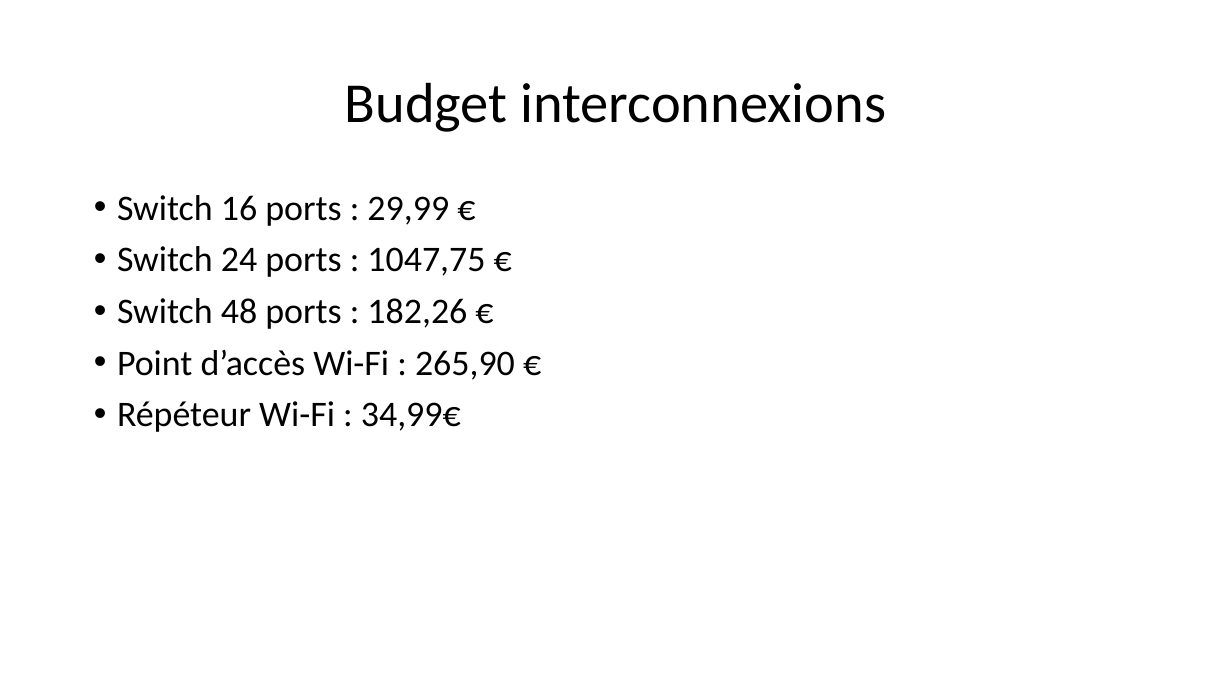
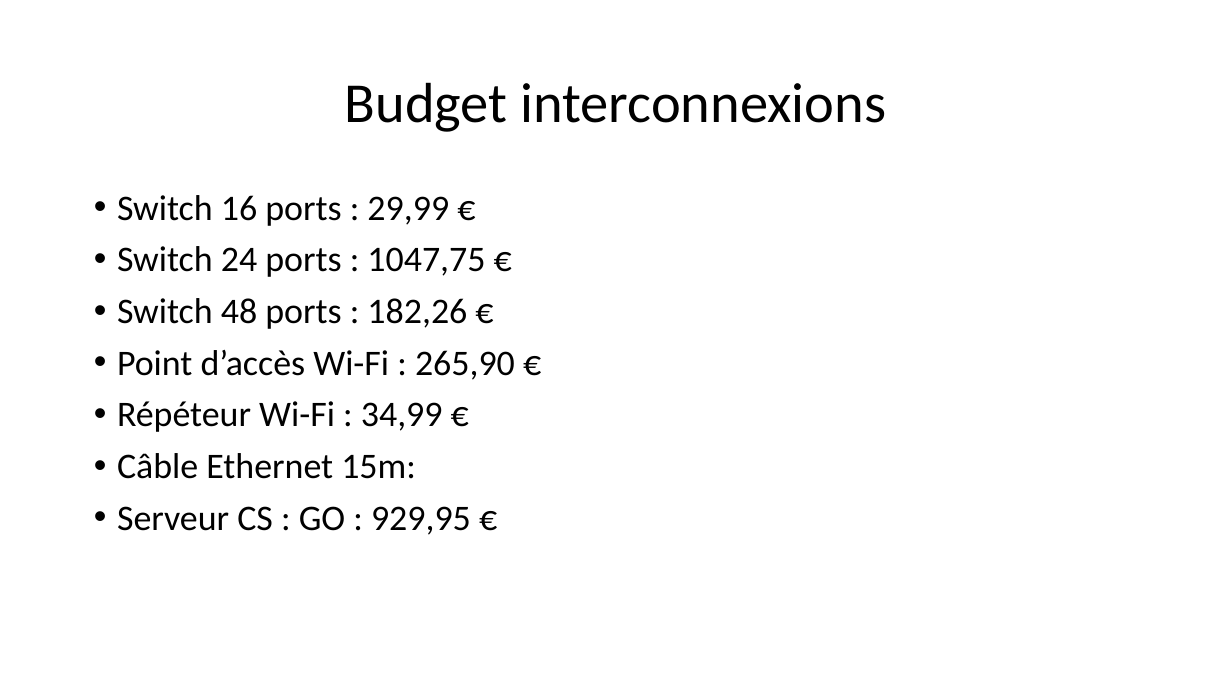
Before and after one commit to Exia-Jellyfish/UE-2-Ces-Esport-GRP1, a slide deck: slide 5 of Projet_Réseau/Projet 2.pptx. Drawn at 1232x693 pixels with LibreOffice and Linux fonts; fonts in the diff are those of the drawing. Boxes give left, top, right and bottom in pixels: in the first picture for what was removed or moved away, otherwise in the second. Text is boxed around its words. In the diff, an @@ line names an element or a change of style, - is before the commit and + after.

Commit message:
ppt 1

```diff
--- a/Projet_Réseau/Projet 2.pptx
+++ b/Projet_Réseau/Projet 2.pptx
@@ text at (117, 401, 471, 535): text changed @@
-• Répéteur Wi-Fi : 34,99€
+• Répéteur Wi-Fi : 34,99 €
+• Câble Ethernet 15m:
+• Serveur CS : GO : 929,95 €
```
Also in this commit, not shown: 1 other slide changed.
